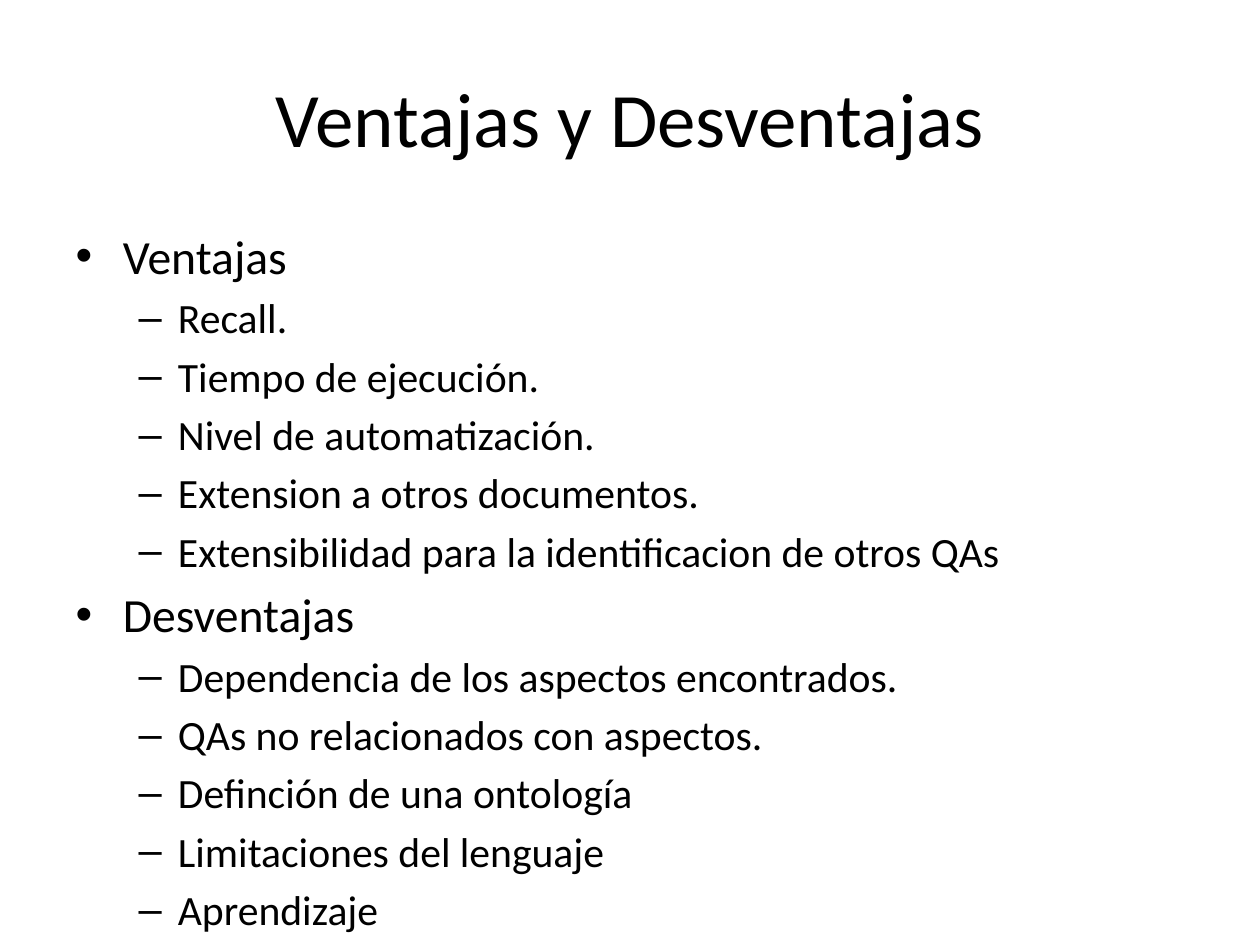
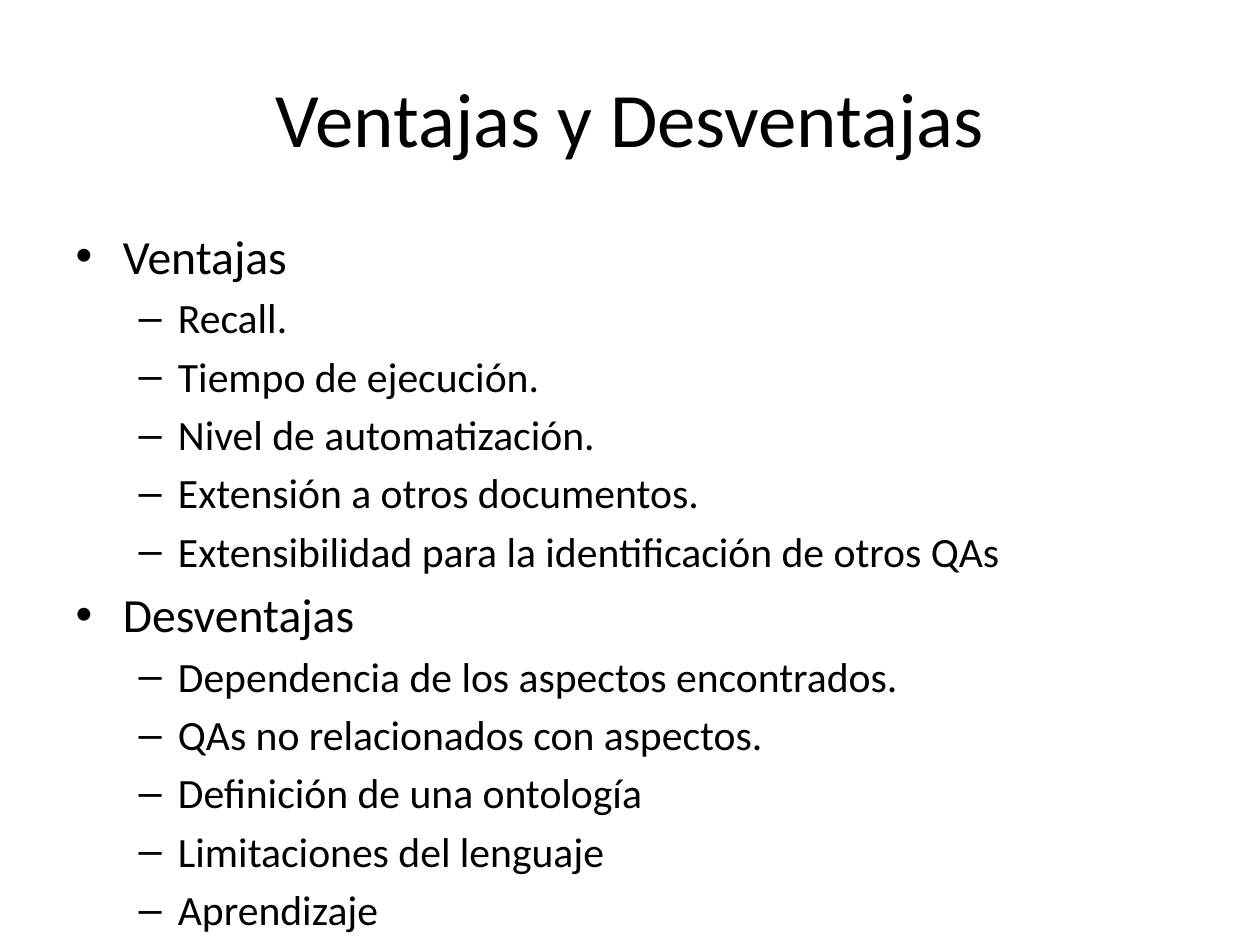
Before and after one commit to alejandrorago/qatesis2, a slide deck: slide 17 of Capitulos Finales/filiminasPeladas.pptx (slide 15 before the commit). Drawn at 1260x945 pixels with LibreOffice and Linux fonts; fonts in the diff are those of the drawing. Boxes give left, top, right and bottom in pixels: in the first picture for what was removed or moved away, otherwise in the second. Text is boxed around its words. In the diff, an @@ line names an element or a change of style, - is before the commit and + after.

```diff
--- a/Capitulos Finales/filiminasPeladas.pptx
+++ b/Capitulos Finales/filiminasPeladas.pptx
@@ text at [178,479,999,574]: text changed @@
-  – Extension a otros documentos.
-  – Extensibilidad para la identificacion de otros QAs
+  – Extensión a otros documentos.
+  – Extensibilidad para la identificación de otros QAs
@@ text at [178,779,642,815]: text changed @@
-  – Definción de una ontología
+  – Definición de una ontología
```
Also in this commit, not shown: 8 other slides changed, 3 slides added, 1 slide removed.
